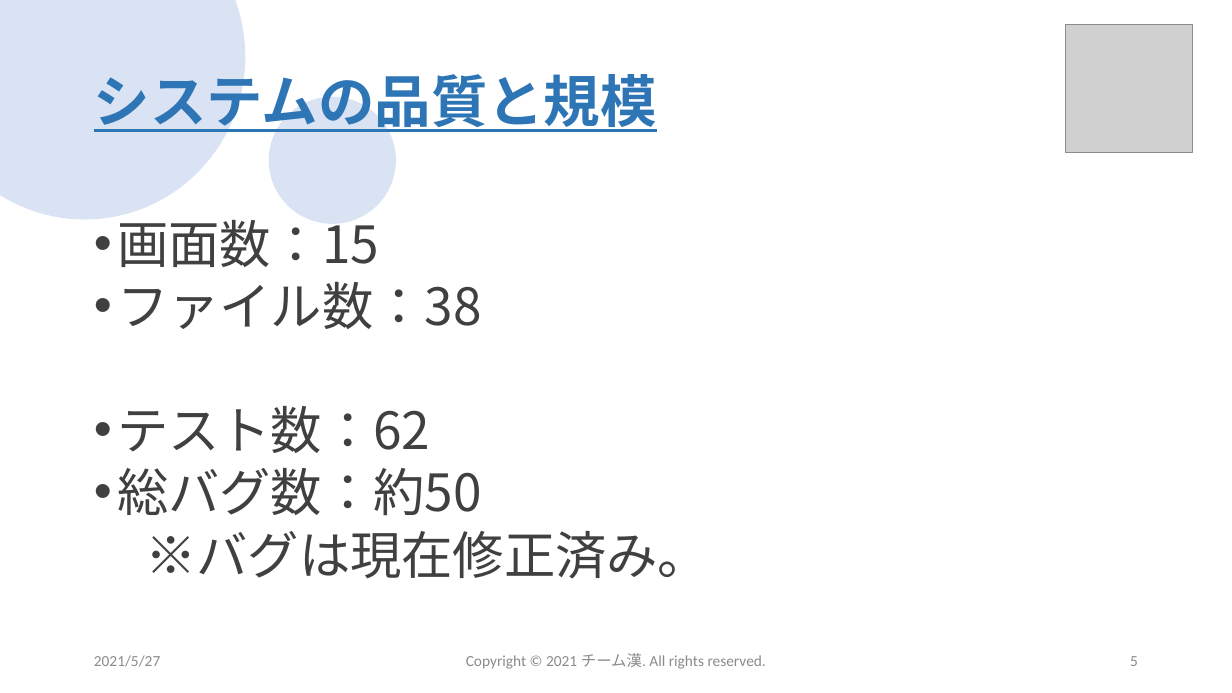
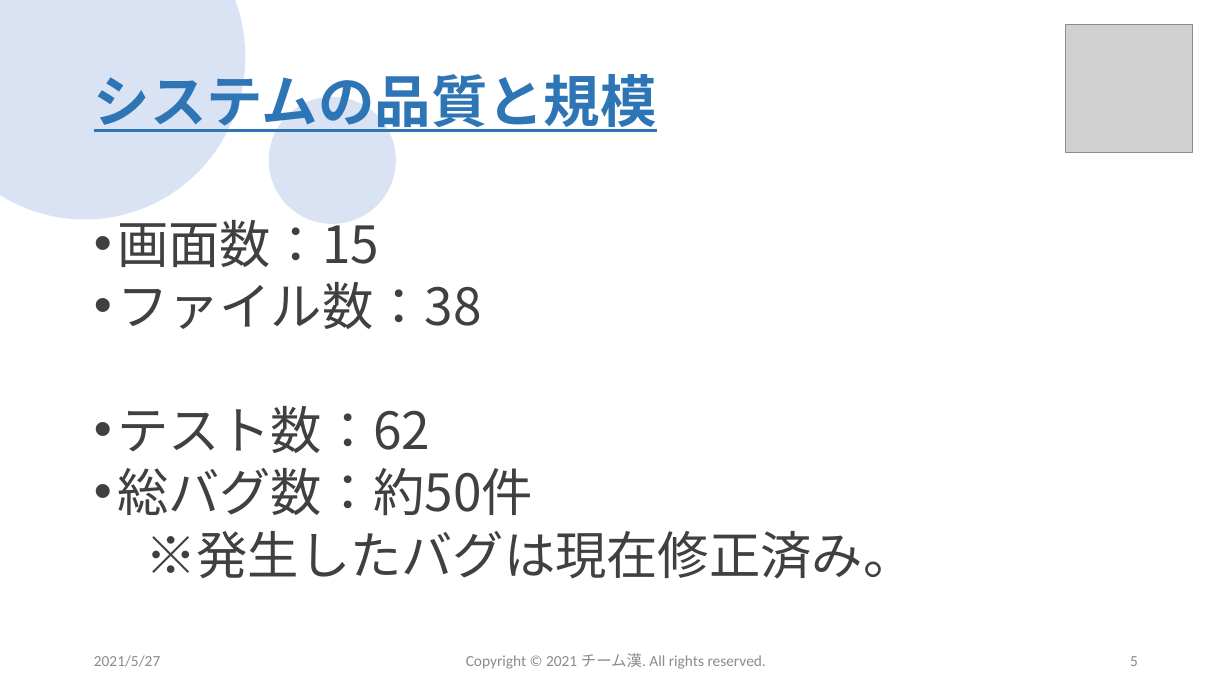
Before and after one commit to sss-sr2021/GUYS, a slide deck: slide 5 of 提出物/チーム漢_成果発表会プレゼン資料.pptx. Drawn at 1232x693 pixels with LibreOffice and Linux fonts; fonts in the diff are those of the drawing; grey boxes stand for pictures; background and template pictures are left out. Boxes give left, top, right and bottom in pixels: in the first picture for what was removed or moved away, otherwise in the second. Text is boxed around its words. In the diff, an @@ line names an element or a change of style, - is before the commit and + after.

```diff
--- a/提出物/チーム漢_成果発表会プレゼン資料.pptx
+++ b/提出物/チーム漢_成果発表会プレゼン資料.pptx
@@ text at [117, 468, 914, 579]: text changed @@
-• 総バグ数：約50
-※バグは現在修正済み。
+• 総バグ数：約50件
+※発生したバグは現在修正済み。
```
Also in this commit, not shown: 8 other slides changed.
